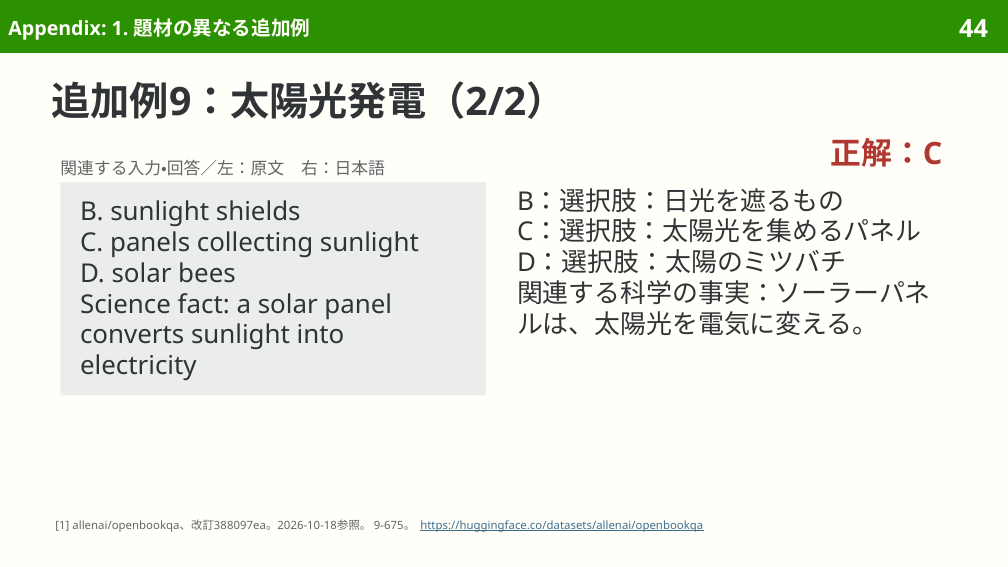
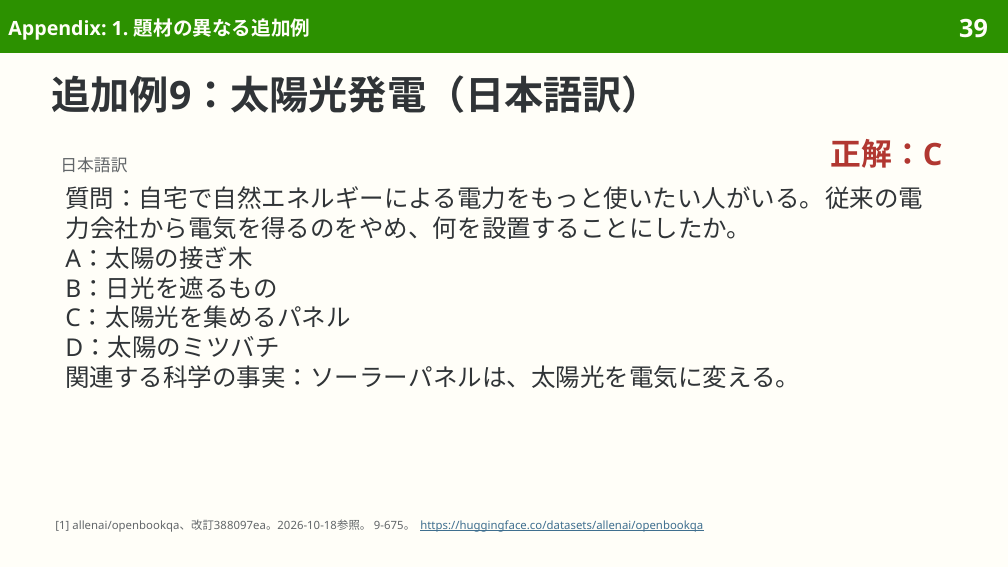
Before and after one commit to sasakiy84/datasets-in-10-minutes, a slide deck: slide 39 of slides/datasets-in-10-minutes-openbookqa.pptx (slide 44 before the commit). Drawn at 1008x567 pixels with LibreOffice and Linux fonts; fonts in the diff are those of the drawing. Boxes give left, top, right and bottom in pixels: in the first picture for what was removed or moved away, otherwise in the second. Text is boxed around its words. In the diff, an @@ line names an element or a change of style, - is before the commit and + after.

```diff
--- a/slides/datasets-in-10-minutes-openbookqa.pptx
+++ b/slides/datasets-in-10-minutes-openbookqa.pptx
@@ page number at (959, 18, 988, 38): text changed @@
-44
+39
@@ title at (52, 75, 662, 113): text changed @@
-追加例9：太陽光発電（2/2）
+追加例9：太陽光発電（日本語訳）
@@ text removed at (60, 160, 385, 176) @@
-関連する入力・回答／左：原文 右：日本語
@@ text added at (60, 157, 127, 173), 12 pt, text #626669 @@
+日本語訳
@@ rectangle removed at (60, 182, 486, 395) @@
-B. sunlight shields
-C. panels collecting sunlight
-D. solar bees
-Science fact: a solar panel converts sunlight into electricity
@@ text at (65, 186, 923, 358): text changed; size 18.5 to 17.5 pt @@
-B：選択肢：日光を遮るもの
-C：選択肢：太陽光を集めるパネル
-D：選択肢：太陽のミツバチ
+質問：自宅で自然エネルギーによる電力をもっと使いたい人がいる。従来の電力会社から電気を得るのをやめ、何を設置することにしたか。
+A：太陽の接ぎ木
+B：日光を遮るもの
+C：太陽光を集めるパネル
+D：太陽のミツバチ
@@ text "質問：自宅で自然エネルギーによる電力をもっと使いたい人がいる。従来の電力会社から電気を得るのをやめ、何を設置することにし ...": place and size @@
-text "質問：自宅で自然エネルギーによる電力をもっと使いたい人がいる。従来の電力会社から電気を得るのをやめ、何を設置することにし ..." at (517, 188, 931, 335)
+text "質問：自宅で自然エネルギーによる電力をもっと使いたい人がいる。従来の電力会社から電気を得るのをやめ、何を設置することにし ..." at (65, 186, 923, 388)
@@ text at (65, 365, 800, 388): size 18.5 to 17.5 pt in "関連する科学の事実：ソーラーパネルは、太陽光を電気に変える。"; line spacing 22pt to 21.4pt @@
```
Also in this commit, not shown: 12 other slides changed, 5 slides removed, 9 other files.
